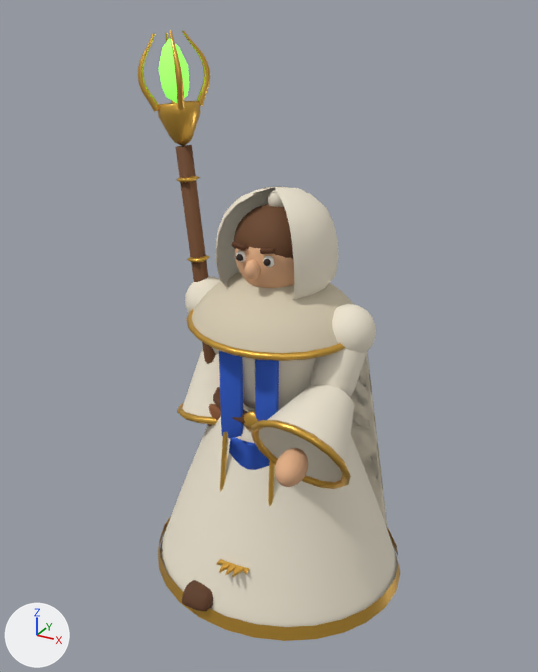
Two versions of the glTF model public/models/cleric.glb, one commit apart.
Camera for both pictures: a camera (50 mm lens) standing at (0.726, -1.357, 1.333) and looking at (-0.024, 0.007, 0.651). The axes (+X, +Y, +Z) are drawn at lower left. The lights are the same throughout. The older version comes first. Both versions are drawn at frame 15 of the action 'walk'; the numbers are the values there.

In view in the first picture: 'bell.L', 'bell.R', 'chest_matte#efe6d2', 'chest_team', 'hair', 'head_matte#efe6d2', 'hips_gold#e2b04a', 'mantle', 'robe', 'staff', 'upperarm.L_matte#efe6d2', 'weapon_gold#e2b04a' and 15 more.
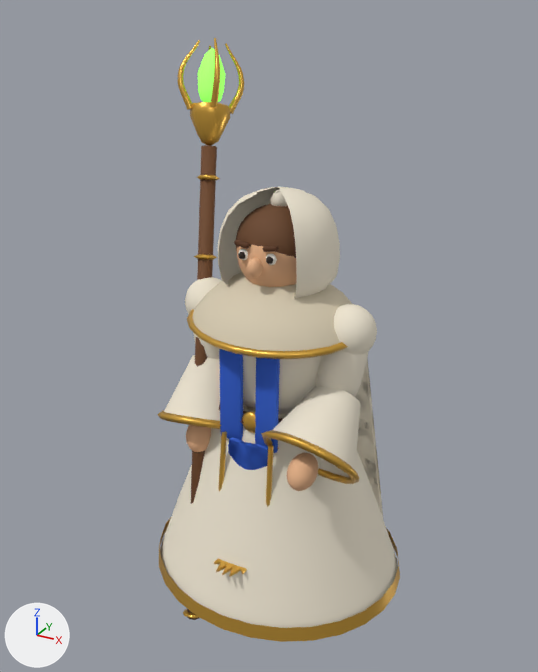
Not drawn themselves, but carrying or shaping drawn objects: ob_hips, ob_chest, ob_head, ob_upperarm_l, ob_upperarm_r, ob_thigh_r.

Where the change shows, as pixel boxes (x1, y1, x2, y2) in the pictures (538 x 672 px):
'robe', moved, turned
    before: (160, 416, 398, 627)
    after: (160, 405, 398, 628)
'mantle', moved, turned
    before: (192, 272, 353, 353)
    after: (192, 272, 352, 351)
'head_matte#efe6d2', moved, turned
    before: (216, 186, 339, 300)
    after: (218, 187, 340, 299)
'bell.L', moved, turned
    before: (259, 384, 354, 482)
    after: (269, 386, 360, 477)
'weapon_gold#e2b04a', moved, turned
    before: (138, 30, 210, 263)
    after: (178, 38, 244, 618)
'chest_matte#efe6d2', moved, turned
    before: (242, 352, 387, 527)
    after: (243, 355, 383, 517)
'hips_gold#e2b04a', moved, turned
    before: (158, 432, 400, 641)
    after: (159, 432, 400, 642)
'staff', moved, turned
    before: (175, 145, 216, 364)
    after: (187, 145, 217, 620)
'chest_team', moved, turned
    before: (219, 351, 279, 439)
    after: (219, 349, 280, 453)
'upperarm.L_matte#efe6d2', moved, turned
    before: (310, 304, 376, 397)
    after: (316, 304, 377, 397)
'bell.R', moved, turned
    before: (182, 349, 255, 417)
    after: (164, 355, 244, 421)
'cuff.L', moved, turned
    before: (251, 420, 351, 489)
    after: (261, 430, 359, 484)
'hair', moved, turned
    before: (234, 204, 293, 259)
    after: (236, 204, 296, 258)
'crystal', moved, turned
    before: (158, 38, 189, 103)
    after: (198, 48, 225, 102)
'head_matte#eab58a', moved, turned
    before: (234, 247, 294, 288)
    after: (236, 245, 297, 287)
'mantleTrim', moved, turned
    before: (186, 309, 346, 361)
    after: (187, 309, 348, 359)
'hand.L.001', moved, turned
    before: (275, 448, 308, 487)
    after: (286, 453, 318, 491)
'stoleTail', moved, turned
    before: (229, 437, 270, 470)
    after: (228, 437, 268, 470)
'upperarm.R_matte#efe6d2', moved, turned
    before: (185, 276, 220, 354)
    after: (185, 277, 222, 360)
'toe.R', moved, turned (not visible afterwards)
    before: (182, 580, 213, 611)
'cuff.R', moved, turned
    before: (177, 403, 217, 425)
    after: (157, 411, 221, 429)
'hand.R.001', moved, turned (not visible before)
    after: (186, 425, 211, 452)
'head_matte#5a3418', moved, turned
    before: (231, 241, 276, 254)
    after: (234, 239, 279, 252)
'beltDisc', moved, turned
    before: (244, 411, 258, 431)
    after: (242, 411, 256, 433)
'belt', moved, turned (mostly hidden)
    before: (213, 387, 248, 426)
    after: (219, 405, 284, 424)
'head_matte#f4efe6', moved, turned
    before: (236, 251, 274, 267)
    after: (238, 249, 277, 265)
'spine_matte#8a5630', moved, turned (not visible afterwards)
    before: (208, 404, 221, 427)
'head_matte#2a1d14', moved, turned
    before: (236, 254, 271, 266)
    after: (238, 252, 273, 264)
'thigh.R.001', moved, turned (mostly hidden)
    before: (244, 409, 255, 412)
    after: (243, 406, 255, 412)

Patch to the scene script:
```diff
--- a/public/models/cleric.glb.py
+++ b/public/models/cleric.glb.py
@@ ob_hips @@
 ob_hips.parent = ob_root
-ob_hips.location = (0.0, 0.0, 0.451)
-ob_hips.rotation_euler = (0.0, 0.0, 0.0595)  # degrees (0, 0, 3.4)
+ob_hips.location = (0.0, 0.0, 0.449)
+ob_hips.rotation_euler = (0.0, 0.0, 0.0297)  # degrees (0, 0, 1.7)
@@ ob_chest @@
 ob_chest.location = (0.0, 0.0, 0.1)
-ob_chest.rotation_euler = (0.06, 0.0, -0.0793)  # degrees (3.4, 0, -4.5)
+ob_chest.rotation_euler = (0.03, 0.0, -0.0397)  # degrees (1.7, 0, -2.3)
@@ ob_head @@
 ob_head.location = (0.0, 0.0, 0.045)
-ob_head.rotation_euler = (0.0191, 0.0, 0.0)  # degrees (1.1, 0, 0)
+ob_head.rotation_euler = (0.00326, 0.0, 0.0)  # degrees (0.2, 0, 0)
@@ ob_upperarm_l @@
 ob_upperarm_l.location = (0.178, 0.0, 0.095)
-ob_upperarm_l.rotation_euler = (-0.467, 0.12, 0.0)  # degrees (-27, 6.9, 0)
+ob_upperarm_l.rotation_euler = (-0.219, 0.12, 0.0)  # degrees (-13, 6.9, 0)
@@ ob_upperarm_r @@
 ob_upperarm_r.location = (-0.178, 0.0, 0.095)
-ob_upperarm_r.rotation_euler = (0.227, -0.12, 0.0)  # degrees (13, -6.9, 0)
+ob_upperarm_r.rotation_euler = (-0.0209, -0.12, 0.0)  # degrees (-1.2, -6.9, 0)
@@ ob_thigh_r @@
 ob_thigh_r.location = (-0.0788, 0.0, 0.0)
-ob_thigh_r.rotation_euler = (-0.496, 0.0, 0.0)  # degrees (-28, 0, 0)
+ob_thigh_r.rotation_euler = (-0.346, 0.0, 0.0)  # degrees (-20, 0, 0)
```
